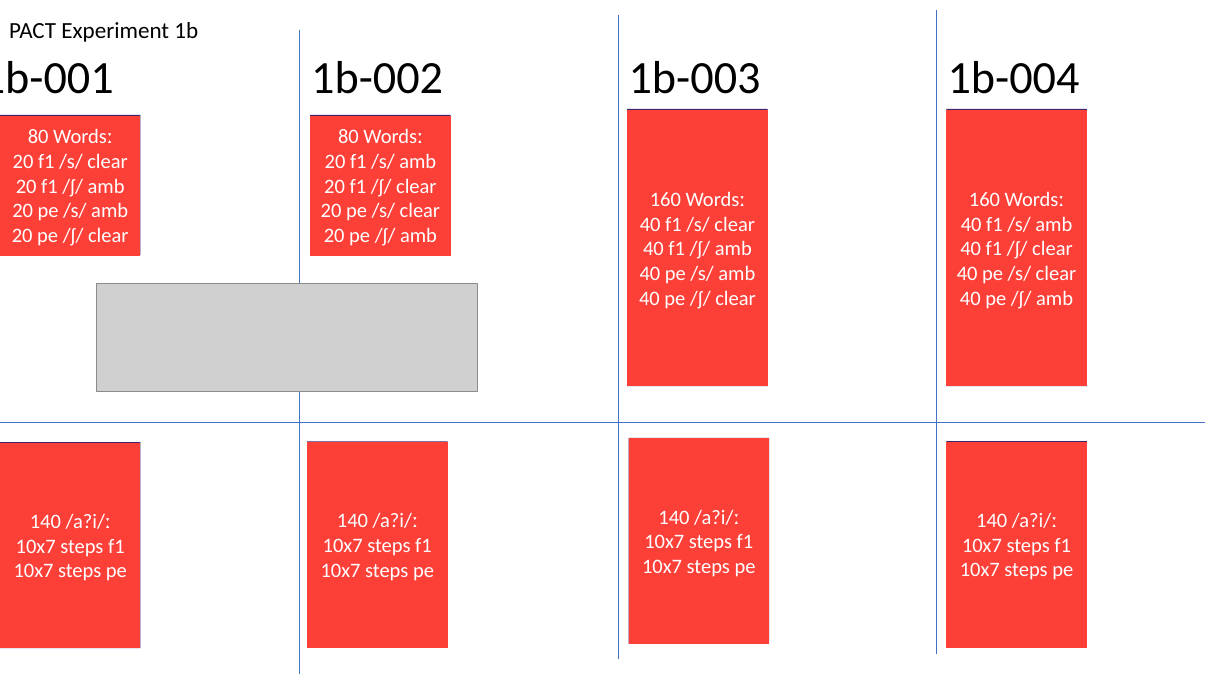
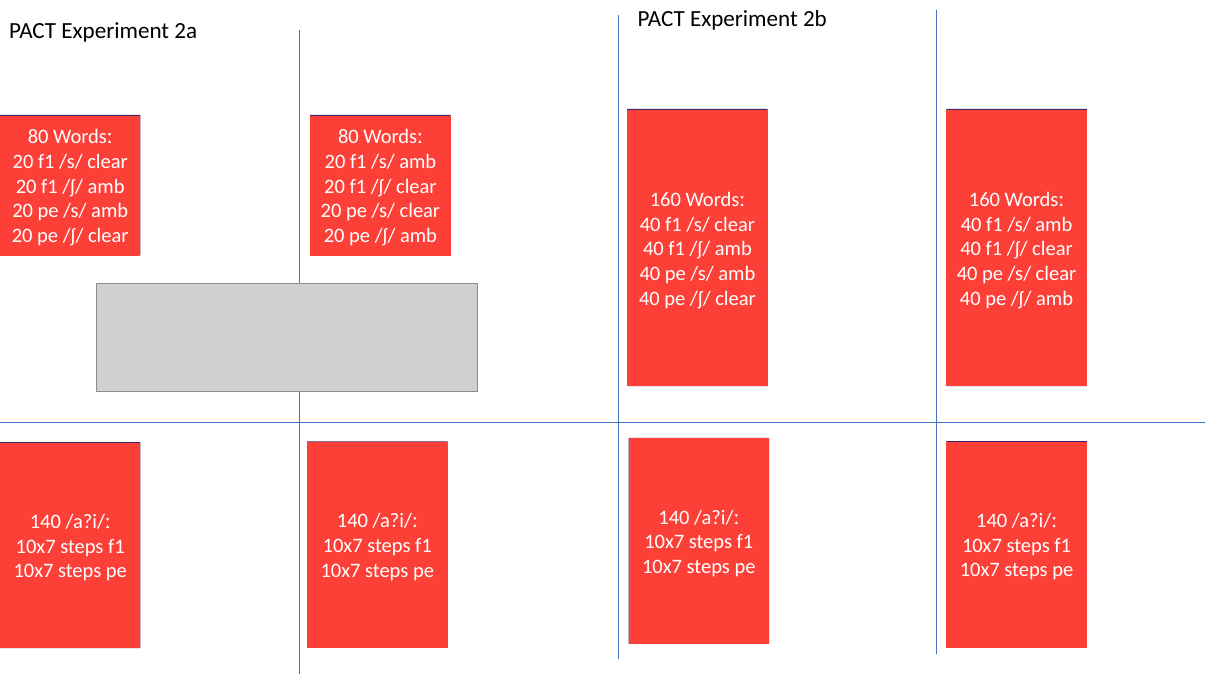
Before and after one commit to ShawnCummings/PACT, a slide deck: slide 3 of Notes/Procedure schematics.pptx. Drawn at 1232x693 pixels with LibreOffice and Linux fonts; fonts in the diff are those of the drawing; grey boxes stand for pictures. Boxes give left, top, right and bottom in pixels: in the first picture for what was removed or moved away, otherwise in the second. Text is boxed around its words. In the diff, an @@ line names an element or a change of style, - is before the commit and + after.

Commit message:
Edit experiment naming scheme

```diff
--- a/Notes/Procedure schematics.pptx
+++ b/Notes/Procedure schematics.pptx
@@ text at box(9, 22, 197, 42): text changed @@
-PACT Experiment 1b
+PACT Experiment 2a
@@ text added at box(638, 10, 827, 30), 18 pt, text #000000 @@
+PACT Experiment 2b
@@ text removed at box(0, 61, 1080, 94) @@
-1b-001 1b-002 1b-003 1b-004
```
Also in this commit, not shown: 1 other slide changed, 1 other file.
